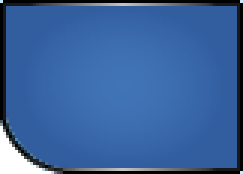
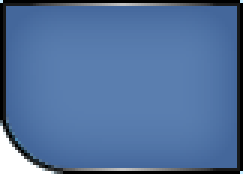
Comparing the layer stacks of the two 243×174 images. Changes:
painted on "focus copy" over [6, 6, 237, 168]
